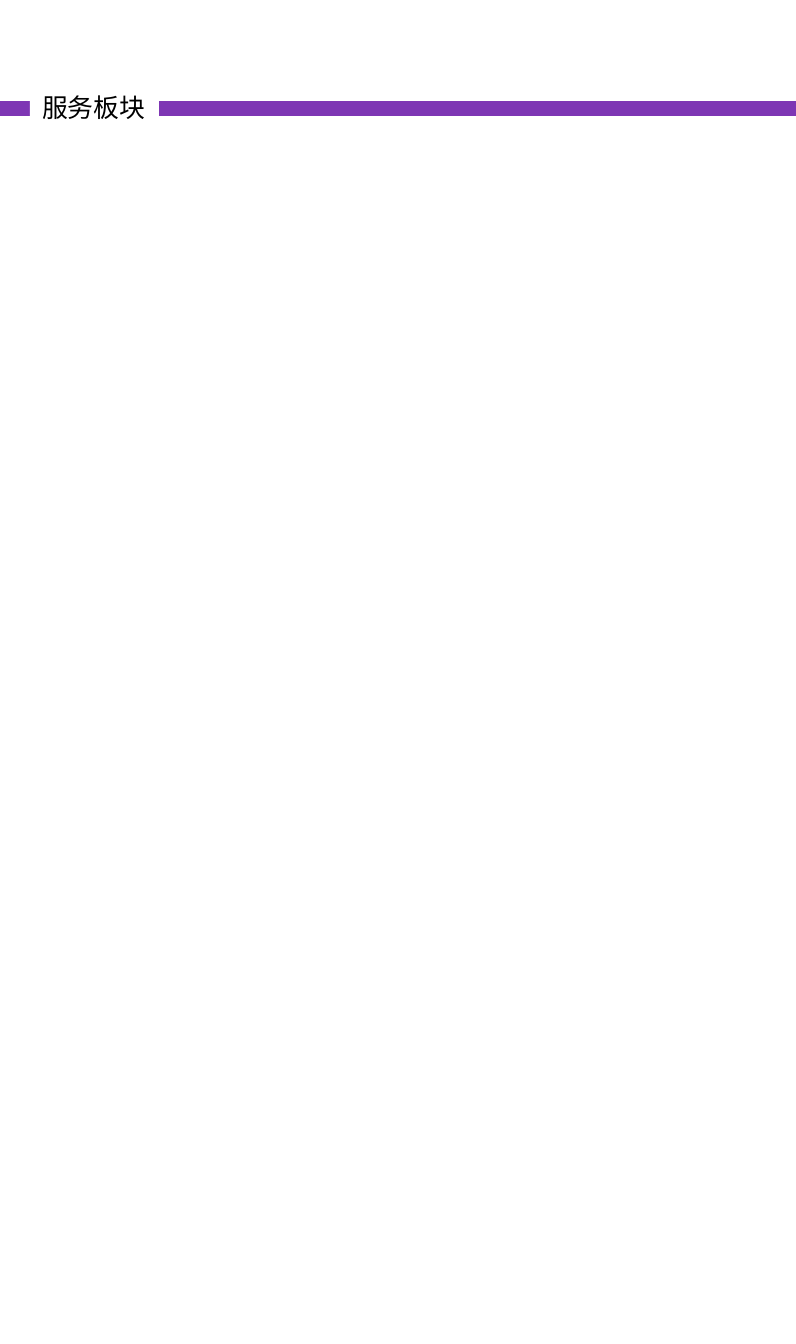
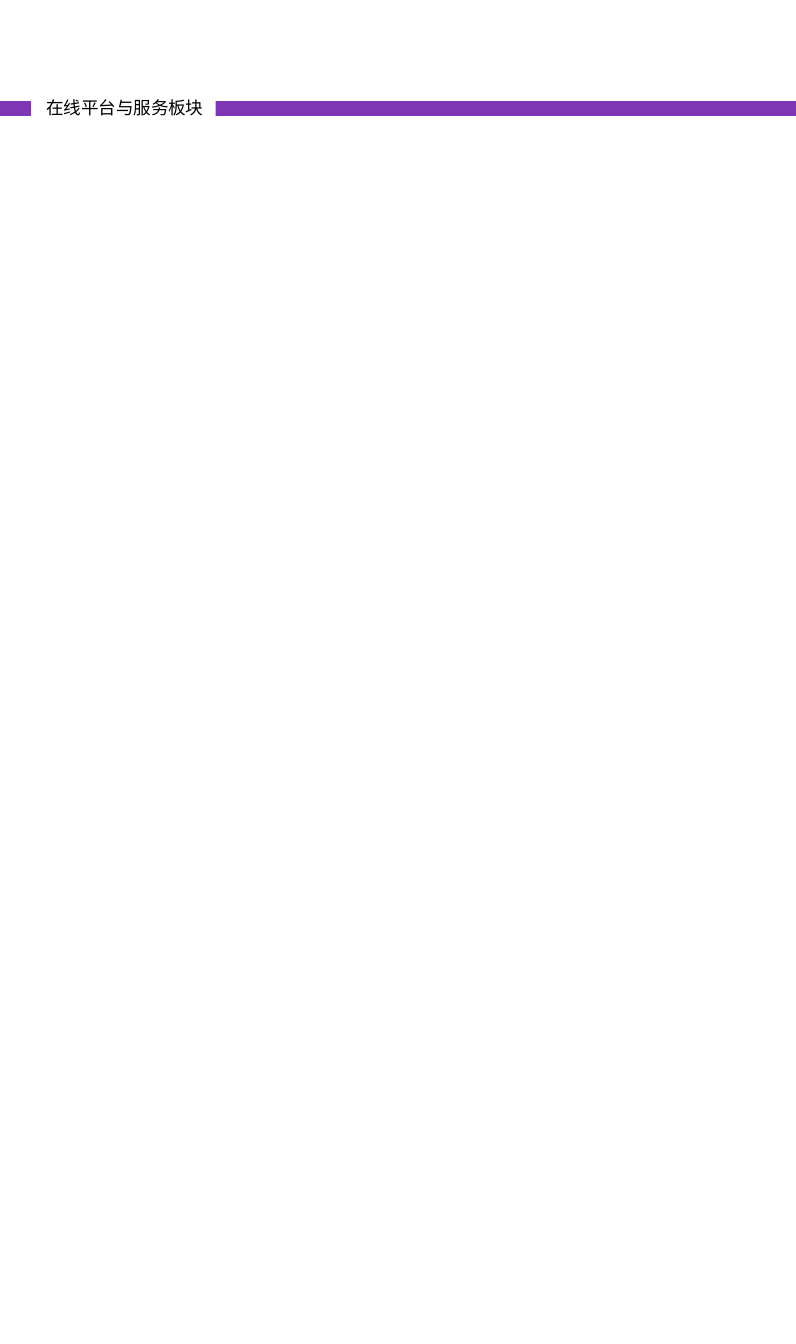
Before and after one commit to woodyme/i.center_my_workzone, a slide deck: slide 10 of 训练中心创客交叉融合空间建设/doc/创客交叉融合空间宣传册.pptx. Drawn at 796x1344 pixels with LibreOffice and Linux fonts; fonts in the diff are those of the drawing. Boxes give left, top, right and bottom in pixels: in the first picture for what was removed or moved away, otherwise in the second. Text is boxed around its words. In the diff, an @@ line names an element or a change of style, - is before the commit and + after.

```diff
--- a/训练中心创客交叉融合空间建设/doc/创客交叉融合空间宣传册.pptx
+++ b/训练中心创客交叉融合空间建设/doc/创客交叉融合空间宣传册.pptx
@@ text at [46, 99, 203, 116]: text changed; size 14.6 to 10 pt @@
-服务板块
+在线平台与服务板块
```
Also in this commit, not shown: 4 other slides changed, 8 slides added, 3 slides removed, 1 other file.
